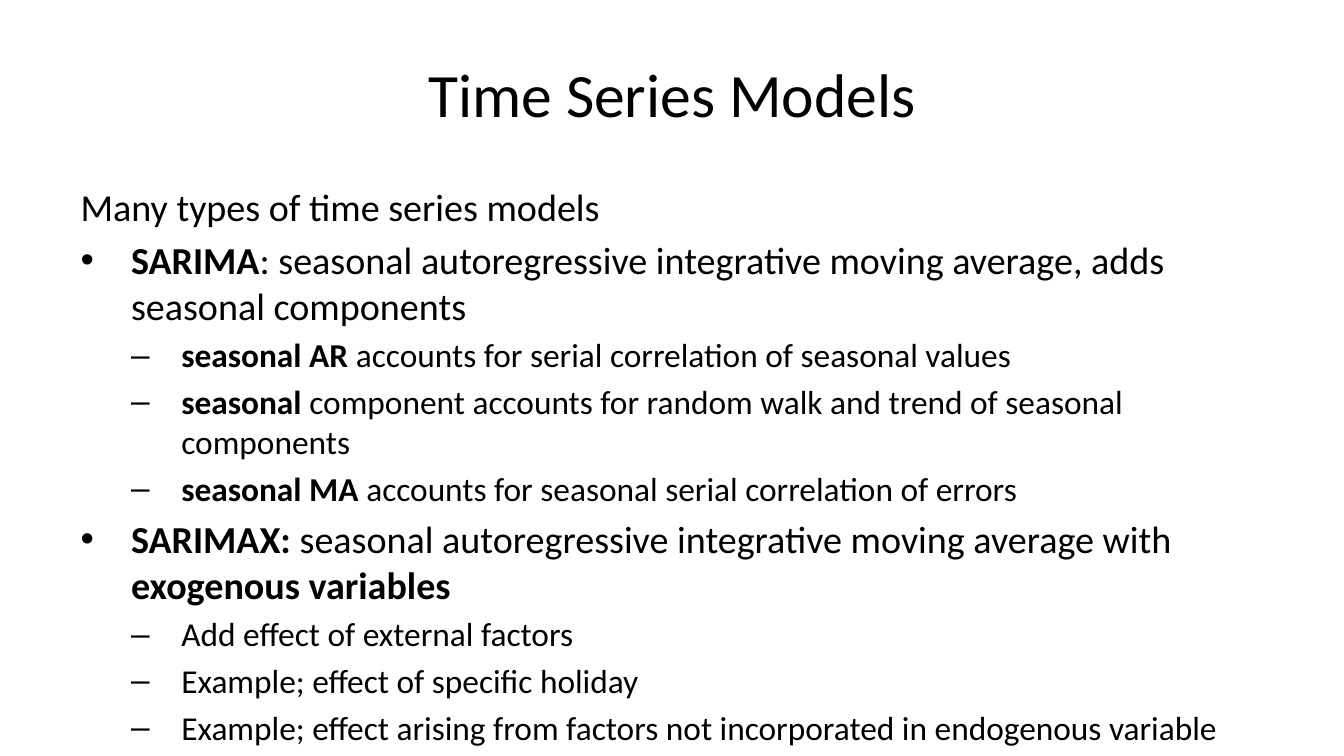
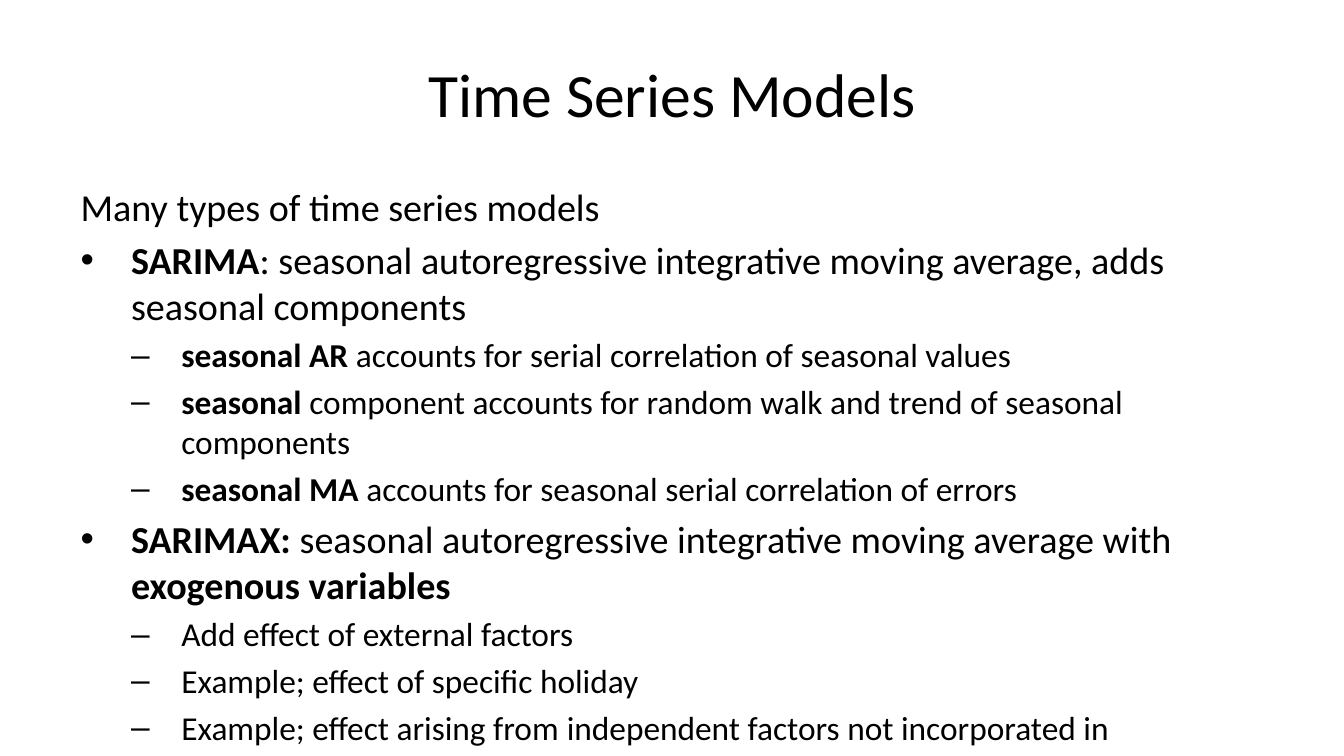
Before and after one commit to StephenElston/CSCI-E-83, a slide deck: slide 9 of LectureSlides/12_IntroductionToTimeSeriesForecasting.pptx. Drawn at 1344x756 pixels with LibreOffice and Linux fonts; fonts in the diff are those of the drawing. Boxes give left, top, right and bottom in pixels: in the first picture for what was removed or moved away, otherwise in the second. Text is boxed around its words. In the diff, an @@ line names an element or a change of style, - is before the commit and + after.

Commit message:
Corrections and updates to time series forecast slides

```diff
--- a/LectureSlides/12_IntroductionToTimeSeriesForecasting.pptx
+++ b/LectureSlides/12_IntroductionToTimeSeriesForecasting.pptx
@@ text at (181,716,1108,746): text changed @@
-  – Example; effect arising from factors not incorporated in endogenous variable
+  – Example; effect arising from independent factors not incorporated in endogenous variable
```
Also in this commit, not shown: 12 other slides changed, 1 slide removed.
